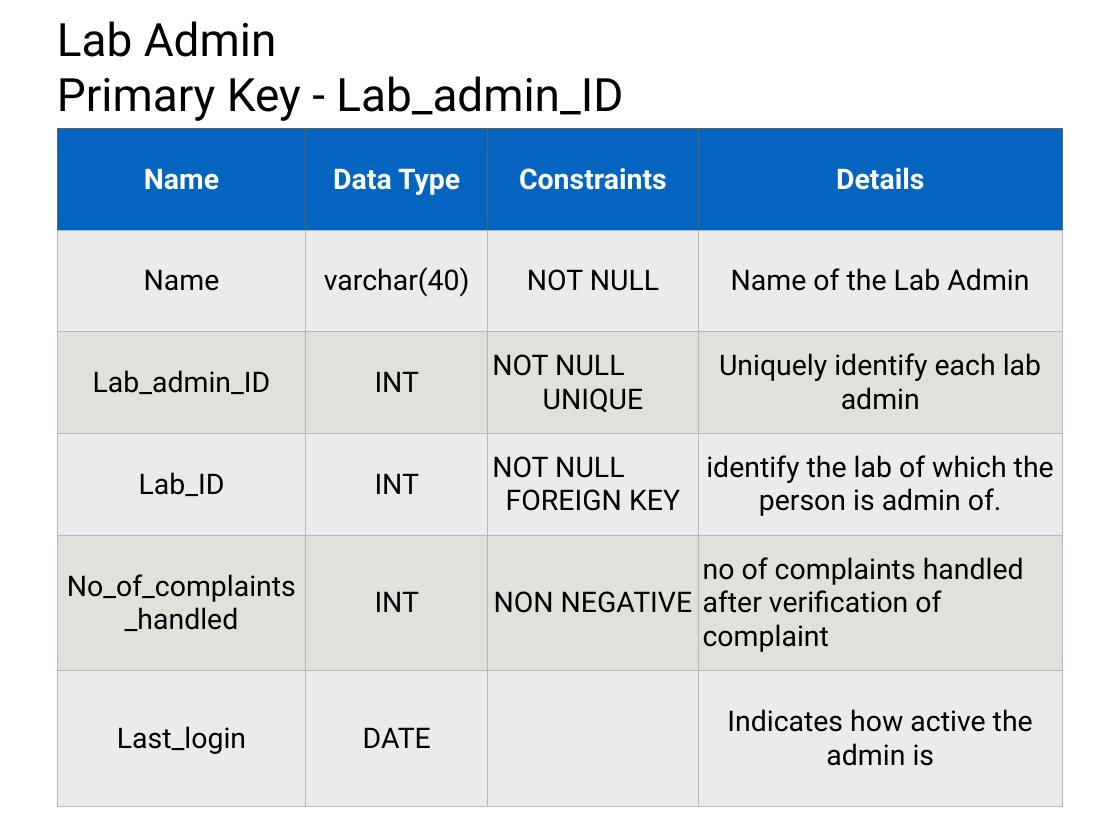
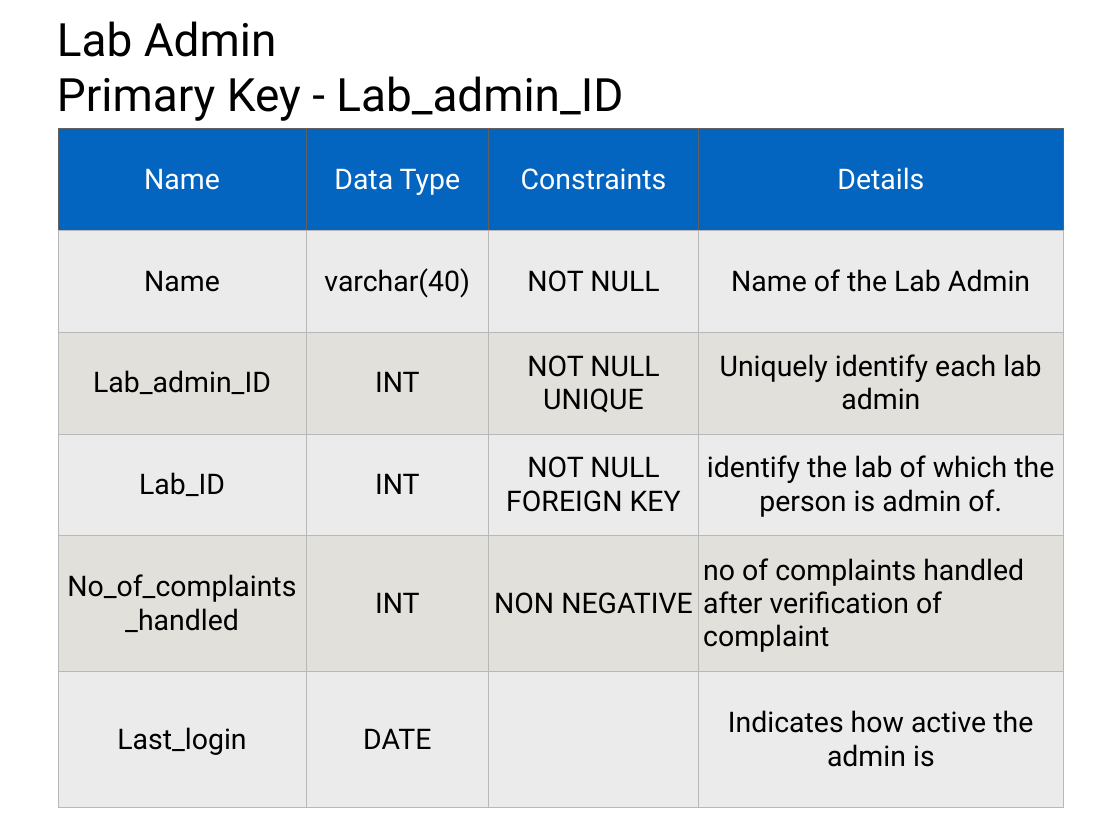
Before and after one commit to SanketSKasar/VJTI-DBA-Project, a slide deck: slide 19 of ProjectDetails/Presentation.pptx (slide 11 before the commit). Drawn at 1120x840 pixels with LibreOffice and Linux fonts; fonts in the diff are those of the drawing. Boxes give left, top, right and bottom in pixels: in the first picture for what was removed or moved away, otherwise in the second. Text is boxed around its words. In the diff, an @@ line names an element or a change of style, - is before the commit and + after.

```diff
--- a/ProjectDetails/Presentation.pptx
+++ b/ProjectDetails/Presentation.pptx
@@ table at bbox=[58, 128, 1063, 807] @@
-row 3, column 3: NOT NULL UNIQUE
+row 3, column 3: NOT NULL / UNIQUE
-row 4, column 3: NOT NULL FOREIGN KEY
+row 4, column 3: NOT NULL / FOREIGN KEY
@@ bold off in "Name", "Data Type", "Constraints", "Details" @@
```
Also in this commit, not shown: 12 other slides changed, 10 slides added, 2 slides removed, 1 other file.
